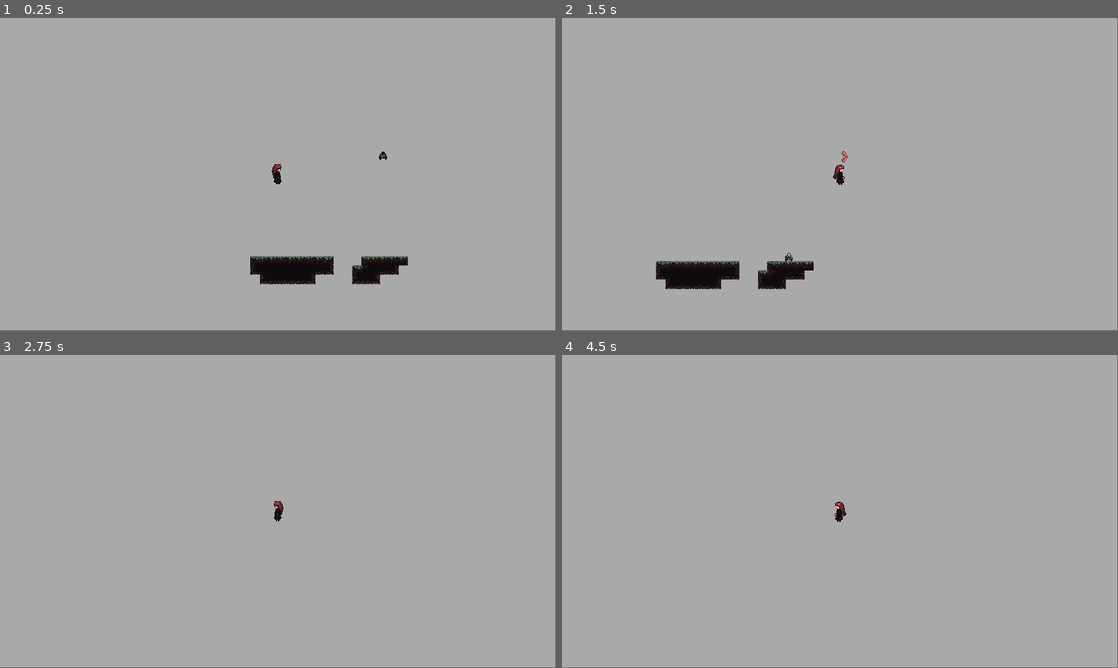
Above: before the commit, frames 1-4 (two rows, left to right).
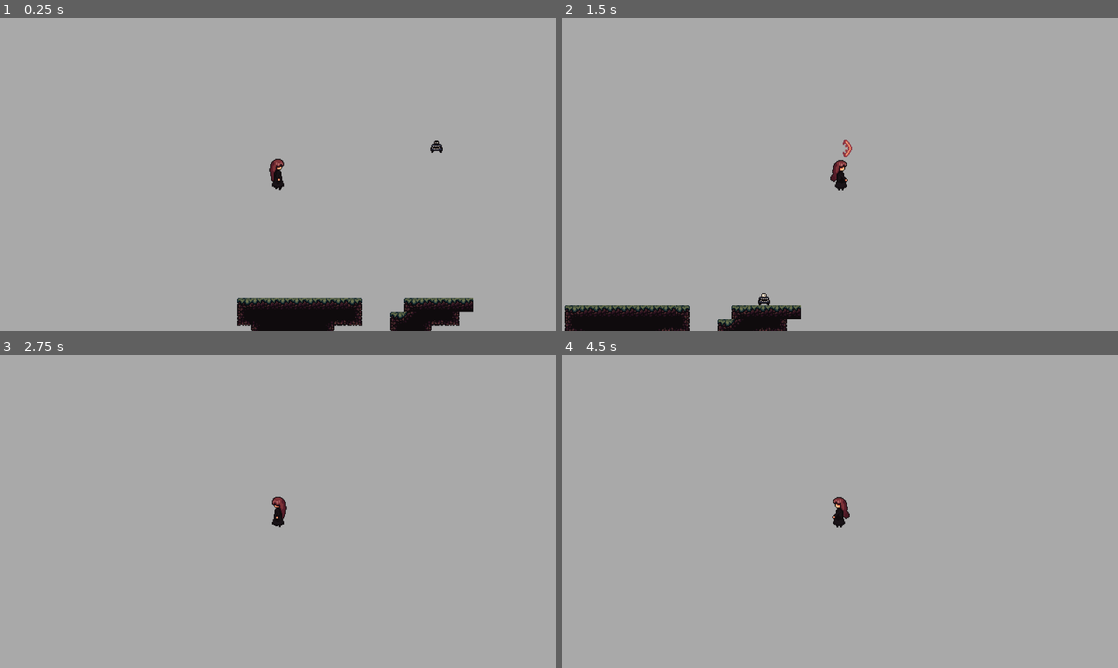
Above: after the commit, the same moments.

Repository: jan-domalaon/a-forests-fairytale
Game: Godot game, scene res://levels/intro/LevelIntro.tscn
Same seed, same stepped clock (60 frames per second), same inputs: the game is played once before the commit and once after it. The project has no main scene, so this scene is started directly.
Inputs:
- Up to frame 1 (0.25 s): no input
- Up to frame 2 (1.5 s): hold D (move_right) from 0.53 s (still down); tap Space (jump) at 0.6, 0.77, 1.07 s; tap R (spell_cast) at 1.35 s
- Up to frame 3 (2.75 s): tap Space (jump) at 1.52, 1.55, 1.82, 2.1 s; release D (move_right) at 2.03 s; hold A (move_left) from 2.03 s (still down)
- Up to frame 4 (4.5 s): tap Enter at 2.75 s; release A (move_left) at 2.78 s; hold D (move_right) 2.78-4.28 s; tap R (spell_cast) at 2.85, 4.35 s; tap Space (jump) at 3.02, 3.05, 3.32, 3.6, 3.77, 4.07, 4.25 s; hold A (move_left) from 4.28 s (still down)
In our replay, the window is 799x449 before the commit and 800x450 after it. These sizes can differ from the game's own. Grey fills any space a smaller window leaves; there, only what the larger window draws over its background counts as a difference.

The runs differ from the first frame. In frame 1, 5.6% of the frame differs, in the area x 42-86%, y 39-100%; in frame 2, 5.0%; in frame 3, 0.1%; in frame 4, 0.2%.

Commit message:
Fixed casting animation bug for player. Added player healthbar to player UI.

Diff:
--- a/player/Player.gd
+++ b/player/Player.gd
@@ -53,8 +53,6 @@
 	state_machine.travel("player_cast")
 	var spell = Projectile.instance()
 
-
-
 	# owner refers to root node that the Player is in (ie level)
 	owner.add_child(spell)
 
@@ -71,3 +69,6 @@
 func flip_player_left(is_left):
 	$SpellMuzzle.set_position(Vector2(-16, 0)) if is_left else $SpellMuzzle.set_position(Vector2(16, 0))
 	$AnimatedSprite.set_flip_h(is_left)
+
+func done_casting():
+	is_casting = false
--- a/player/Player.tscn
+++ b/player/Player.tscn
@@ -13,7 +13,7 @@
 
 [sub_resource type="AnimationNodeStateMachinePlayback" id=2]
 
-[sub_resource type="Animation" id=4]
+[sub_resource type="Animation" id=3]
 resource_name = "player_cast"
 length = 0.5
 tracks/0/type = "value"
@@ -40,8 +40,22 @@
 "update": 1,
 "values": [ "Cast" ]
 }
+tracks/2/type = "method"
+tracks/2/path = NodePath(".")
+tracks/2/interp = 1
+tracks/2/loop_wrap = true
+tracks/2/imported = false
+tracks/2/enabled = true
+tracks/2/keys = {
+"times": PoolRealArray( 0.5 ),
+"transitions": PoolRealArray( 1 ),
+"values": [ {
+"args": [  ],
+"method": "done_casting"
+} ]
+}
 
-[sub_resource type="Animation" id=3]
+[sub_resource type="Animation" id=4]
 length = 0.3
 tracks/0/type = "value"
 tracks/0/path = NodePath("AnimatedSprite:frame")
@@ -80,7 +94,7 @@
 [node name="AnimatedSprite" parent="." index="0"]
 frames = ExtResource( 2 )
 animation = "Idle"
-frame = 6
+frame = 3
 
 [node name="CollisionShape2D" parent="." index="1" groups=[
 "Player",
@@ -96,9 +110,9 @@
 parameters/playback = SubResource( 2 )
 
 [node name="AnimationPlayer" parent="." index="4"]
-anims/player_cast = SubResource( 4 )
+anims/player_cast = SubResource( 3 )
 anims/player_idle = ExtResource( 3 )
-anims/player_jump = SubResource( 3 )
+anims/player_jump = SubResource( 4 )
 anims/player_run = ExtResource( 4 )
 
 [node name="SpellMuzzle" type="Position2D" parent="." index="5"]
--- a/player/anim/animation_state_machine.tres
+++ b/player/anim/animation_state_machine.tres
@@ -1,18 +1,16 @@
 [gd_resource type="AnimationNodeStateMachine" load_steps=15 format=2]
 
-[sub_resource type="AnimationNodeAnimation" id=9]
+[sub_resource type="AnimationNodeAnimation" id=1]
 animation = "player_cast"
 
-[sub_resource type="AnimationNodeAnimation" id=1]
+[sub_resource type="AnimationNodeAnimation" id=2]
 animation = "player_idle"
 
-[sub_resource type="AnimationNodeAnimation" id=2]
+[sub_resource type="AnimationNodeAnimation" id=3]
 animation = "player_jump"
 
-[sub_resource type="AnimationNodeAnimation" id=3]
+[sub_resource type="AnimationNodeAnimation" id=4]
 animation = "player_run"
-
-[sub_resource type="AnimationNodeStateMachineTransition" id=4]
 
 [sub_resource type="AnimationNodeStateMachineTransition" id=5]
 
@@ -21,6 +19,8 @@
 [sub_resource type="AnimationNodeStateMachineTransition" id=7]
 
 [sub_resource type="AnimationNodeStateMachineTransition" id=8]
+
+[sub_resource type="AnimationNodeStateMachineTransition" id=9]
 
 [sub_resource type="AnimationNodeStateMachineTransition" id=10]
 
--- a/player/player_sprite_frames.tres
+++ b/player/player_sprite_frames.tres
@@ -98,60 +98,60 @@
 region = Rect2( 120, 0, 20, 36 )
 
 [sub_resource type="AtlasTexture" id=24]
-atlas = ExtResource( 3 )
+atlas = ExtResource( 1 )
 region = Rect2( 0, 0, 20, 36 )
 
 [sub_resource type="AtlasTexture" id=25]
-atlas = ExtResource( 3 )
+atlas = ExtResource( 1 )
 region = Rect2( 20, 0, 20, 36 )
 
 [sub_resource type="AtlasTexture" id=26]
 atlas = ExtResource( 1 )
-region = Rect2( 0, 0, 20, 36 )
+region = Rect2( 40, 0, 20, 36 )
 
 [sub_resource type="AtlasTexture" id=27]
 atlas = ExtResource( 1 )
-region = Rect2( 20, 0, 20, 36 )
+region = Rect2( 60, 0, 20, 36 )
 
 [sub_resource type="AtlasTexture" id=28]
 atlas = ExtResource( 1 )
-region = Rect2( 40, 0, 20, 36 )
+region = Rect2( 80, 0, 20, 36 )
 
 [sub_resource type="AtlasTexture" id=29]
 atlas = ExtResource( 1 )
-region = Rect2( 60, 0, 20, 36 )
+region = Rect2( 100, 0, 20, 36 )
 
 [sub_resource type="AtlasTexture" id=30]
 atlas = ExtResource( 1 )
-region = Rect2( 80, 0, 20, 36 )
+region = Rect2( 120, 0, 20, 36 )
 
 [sub_resource type="AtlasTexture" id=31]
 atlas = ExtResource( 1 )
-region = Rect2( 100, 0, 20, 36 )
+region = Rect2( 140, 0, 20, 36 )
 
 [sub_resource type="AtlasTexture" id=32]
 atlas = ExtResource( 1 )
-region = Rect2( 120, 0, 20, 36 )
+region = Rect2( 160, 0, 20, 36 )
 
 [sub_resource type="AtlasTexture" id=33]
 atlas = ExtResource( 1 )
-region = Rect2( 140, 0, 20, 36 )
+region = Rect2( 180, 0, 20, 36 )
 
 [sub_resource type="AtlasTexture" id=34]
 atlas = ExtResource( 1 )
-region = Rect2( 160, 0, 20, 36 )
+region = Rect2( 200, 0, 20, 36 )
 
 [sub_resource type="AtlasTexture" id=35]
 atlas = ExtResource( 1 )
-region = Rect2( 180, 0, 20, 36 )
+region = Rect2( 220, 0, 20, 36 )
 
 [sub_resource type="AtlasTexture" id=36]
-atlas = ExtResource( 1 )
-region = Rect2( 200, 0, 20, 36 )
+atlas = ExtResource( 3 )
+region = Rect2( 0, 0, 20, 36 )
 
 [sub_resource type="AtlasTexture" id=37]
-atlas = ExtResource( 1 )
-region = Rect2( 220, 0, 20, 36 )
+atlas = ExtResource( 3 )
+region = Rect2( 20, 0, 20, 36 )
 
 [resource]
 animations = [ {
@@ -165,13 +165,13 @@
 "name": "Run",
 "speed": 12.0
 }, {
-"frames": [ SubResource( 24 ), SubResource( 25 ) ],
+"frames": [ SubResource( 24 ), SubResource( 25 ), SubResource( 26 ), SubResource( 27 ), SubResource( 28 ), SubResource( 29 ), SubResource( 30 ), SubResource( 31 ), SubResource( 32 ), SubResource( 33 ), SubResource( 34 ), SubResource( 35 ) ],
+"loop": true,
+"name": "Idle",
+"speed": 6.0
+}, {
+"frames": [ SubResource( 36 ), SubResource( 37 ) ],
 "loop": false,
 "name": "Jump",
 "speed": 5.0
-}, {
-"frames": [ SubResource( 26 ), SubResource( 27 ), SubResource( 28 ), SubResource( 29 ), SubResource( 30 ), SubResource( 31 ), SubResource( 32 ), SubResource( 33 ), SubResource( 34 ), SubResource( 35 ), SubResource( 36 ), SubResource( 37 ) ],
-"loop": true,
-"name": "Idle",
-"speed": 6.0
 } ]
--- a/player/ui/PlayerUI.tscn
+++ b/player/ui/PlayerUI.tscn
@@ -1,4 +1,6 @@
-[gd_scene format=2]
+[gd_scene load_steps=2 format=2]
+
+[ext_resource path="res://player/ui/health/PlayerHealthBar.tscn" type="PackedScene" id=1]
 
 [node name="PlayerUI" type="Control"]
 anchor_right = 1.0
@@ -6,3 +8,5 @@
 __meta__ = {
 "_edit_use_anchors_": false
 }
+
+[node name="PlayerHealthBar" parent="." instance=ExtResource( 1 )]
--- a/player/ui/health/PlayerHealthBar.gd
+++ b/player/ui/health/PlayerHealthBar.gd
@@ -23,4 +23,4 @@
 	if value < healthbar.max_value * 0.33:
 		healthbar_spritesheet.margin = ONE_THIRD_BAR
 	if value < healthbar.max_value * 0.01:
-		healthbar_spritesheet.margin = EMPTY_BARs
+		healthbar_spritesheet.margin = EMPTY_BAR
--- a/project.godot
+++ b/project.godot
@@ -21,8 +21,8 @@
 
 [display]
 
-window/size/width=1920
-window/size/height=1080
+window/size/width=1280
+window/size/height=720
 
 [input]
 
Not shown: 1 places in player/anim/animation_state_machine.tres that only renumber resources
